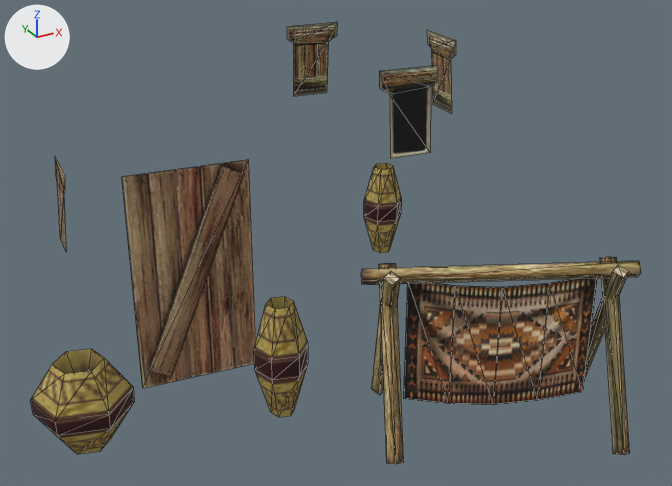
What one commit did to the COLLADA model client/art/meshes/props/iber_house_a_1.dae.
The view is the same before and after, from a 50 mm camera at (-0.175, -0.34, 0.229) aimed at (0.003, -0.016, 0.067). The axes (+X, +Y, +Z) are drawn at upper left. The lights are the same throughout. Mesh edges are drawn as thin lines. Where no turn or scale is listed for an object, it has been applied to the vertices.
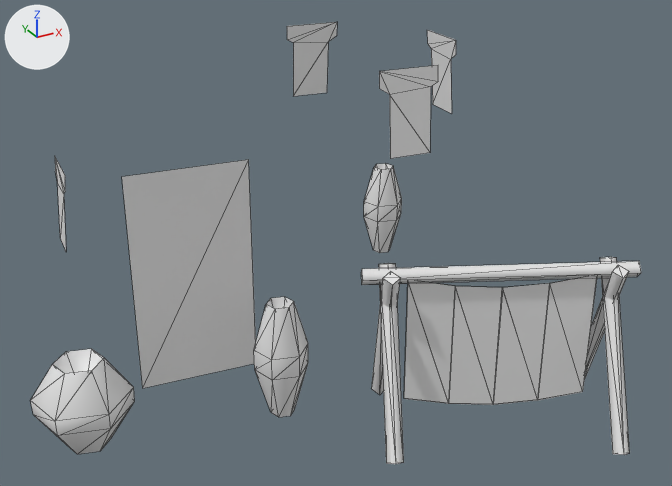
Changed parts and their boxes [x1, y1, x2, y2] in the pictures (672 x 486 px):
'Object08', recoloured (brown to grey): [30, 22, 641, 464] in both

The change, as a diff of the scene's bpy script:
```diff
--- a/client/art/meshes/props/iber_house_a_1.dae.py
+++ b/client/art/meshes/props/iber_house_a_1.dae.py
@@ me_object08mesh @@
 me_object08mesh.from_pydata(...)  # 171 vertices, 220 faces; spans x -0.155..0.085, y -0.061..0.175, z -0.037..0.106
-me_object08mesh.materials.append(mat_material__41)  # picture img_iber_struct_dds
```
